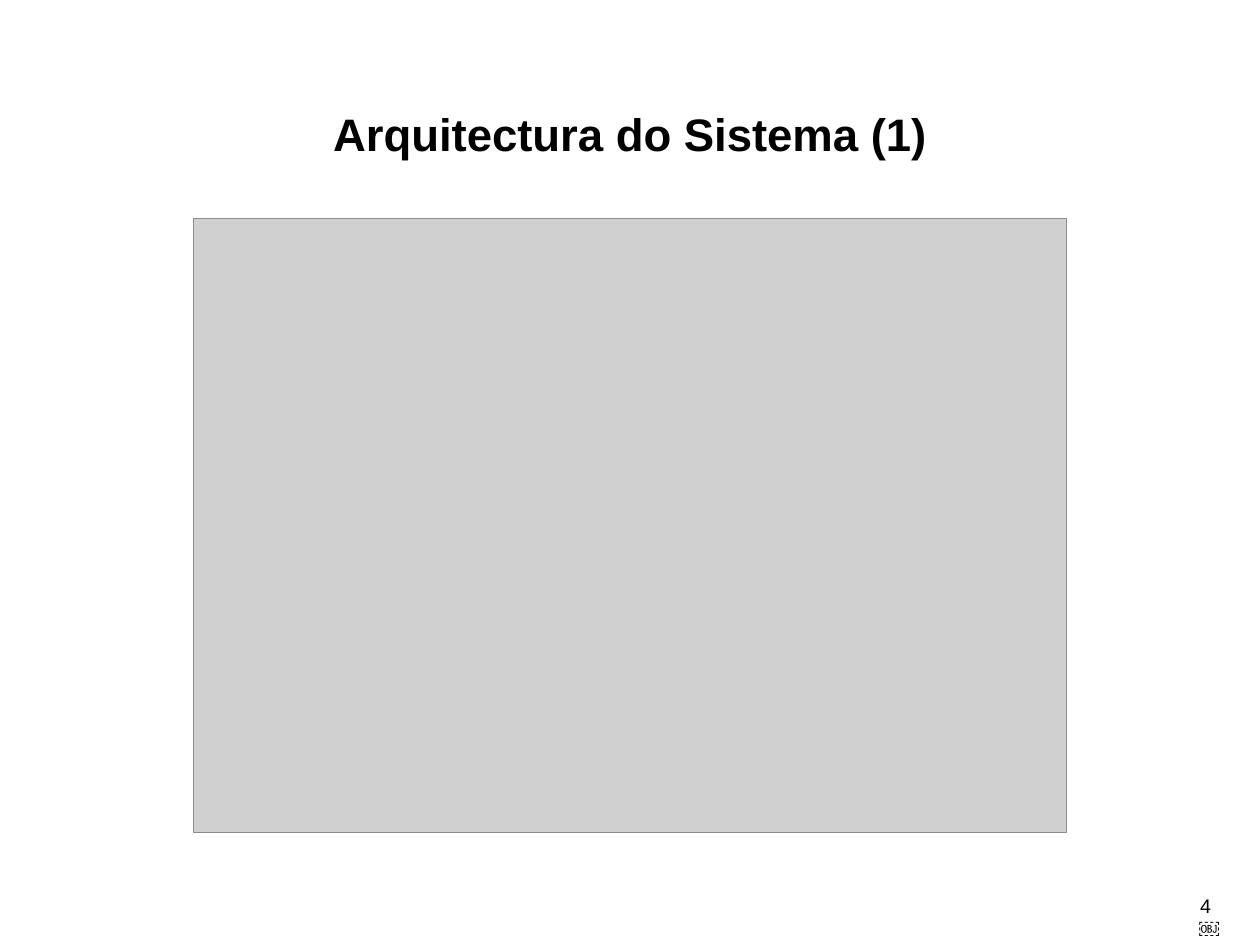
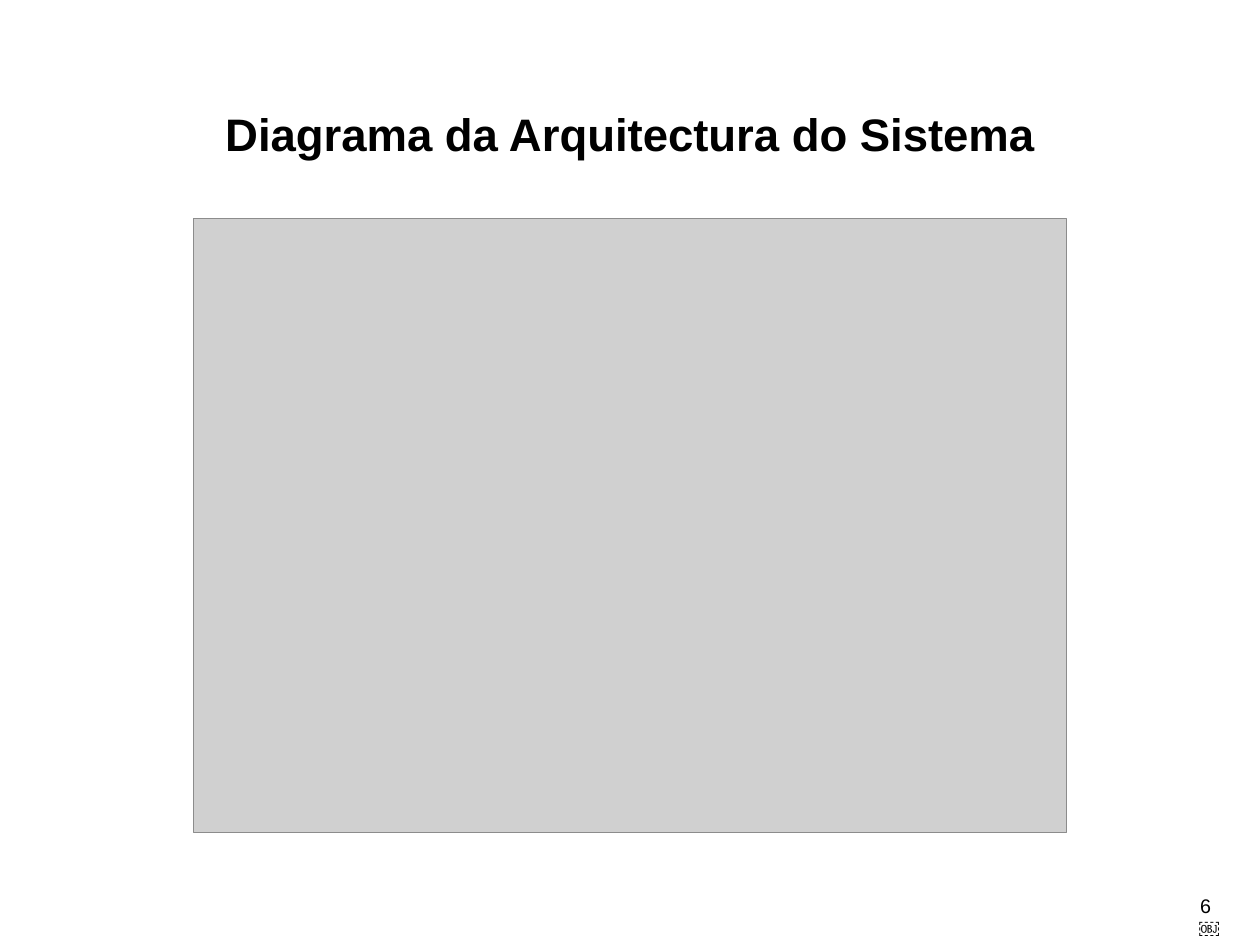
Before and after one commit to LikaV1996/ProjectoFinaldeCurso, a slide deck: slide 6 of AppFinalDeProjecto.pptx (slide 4 before the commit). Drawn at 1260x945 pixels with LibreOffice and Linux fonts; fonts in the diff are those of the drawing; grey boxes stand for pictures. Boxes give left, top, right and bottom in pixels: in the first picture for what was removed or moved away, otherwise in the second. Text is boxed around its words. In the diff, an @@ line names an element or a change of style, - is before the commit and + after.

```diff
--- a/AppFinalDeProjecto.pptx
+++ b/AppFinalDeProjecto.pptx
@@ title at (225, 118, 1034, 160): text changed @@
-Arquitectura do Sistema (1)
+Diagrama da Arquitectura do Sistema
@@ page number at (1200, 899, 1211, 914): text changed @@
-4￼
+6￼
```
Also in this commit, not shown: 6 other slides changed, 9 slides added, 4 slides removed, 4 other files.
